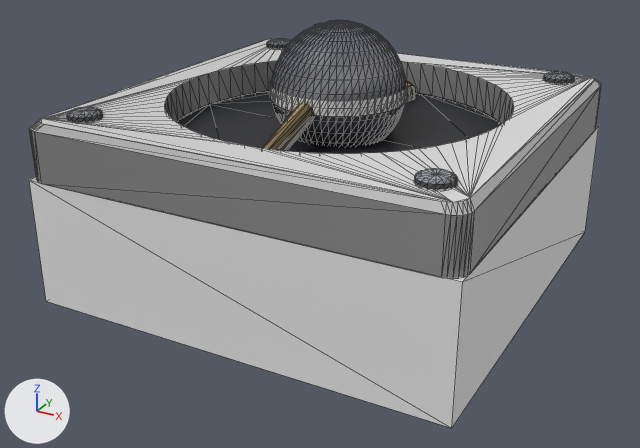
Before and after pictures for a commit that changed the glTF model assets/models/hardware/part_thermistor.glb.
Before and after are seen from a 50 mm lens placed at (0.746, -1.429, 0.793), pointed at (-0.016, -0.044, 0.101). Lighting does not change. The marker at lower left points along +X, +Y and +Z. The older version comes first. Mesh edges are drawn as thin lines. Vertices at exactly the same position are counted once.

Script lines for the objects in view, before the commit:
```python
ob_gehaeuse = bpy.data.objects.new('Gehaeuse', me_gehaeuse)
ob_gehaeuse.location = (0.0, 0.0, 0.0)
ob_korpus = bpy.data.objects.new('Korpus', me_boden)
ob_korpus.location = (0.0, 0.0, 0.0)
ob_licht = bpy.data.objects.new('Licht', me_licht)
ob_licht.location = (0.0, 0.0, 0.0)
ob_plattform = bpy.data.objects.new('Plattform', me_plattform)
ob_plattform.location = (0.0, 0.0, 0.0)
```
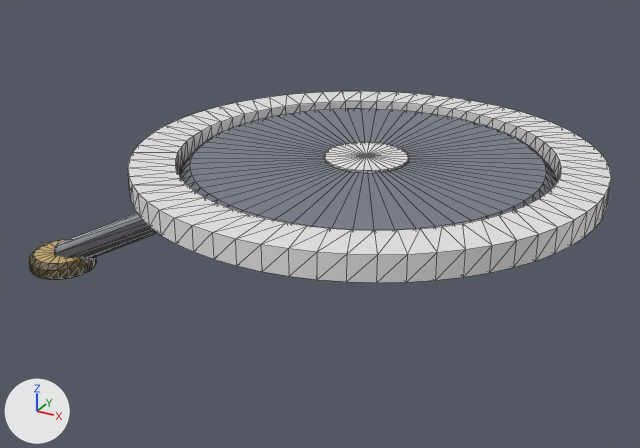
Pixel boxes (x1, y1, x2, y2) of what changed, in the pictures (640 x 448 px):
'Gehaeuse', deleted: before (29, 126, 599, 428)
'Plattform', deleted: before (29, 39, 602, 278)
'Korpus', recoloured, reshaped: before (67, 20, 575, 190); after (29, 109, 557, 279)
'Rand', added: after (128, 91, 611, 283)
'Licht', recoloured, reshaped: before (270, 79, 408, 116); after (324, 142, 409, 173)
part 2 of me_licht, deleted: before (270, 79, 408, 116)
part 3 of me_licht, added: after (324, 142, 409, 173)

Patch to the scene script:
```diff
--- a/assets/models/hardware/part_thermistor.glb.py
+++ b/assets/models/hardware/part_thermistor.glb.py
@@ mat_basis @@
 n0 = _N.new('ShaderNodeBsdfPrincipled'); n0.name = 'Principled BSDF'
 n1 = _N.new('ShaderNodeOutputMaterial'); n1.name = 'Material Output'
+n2 = _N.new('ShaderNodeMix'); n2.name = 'Mix'
+n2.data_type = 'RGBA'
+n2.blend_type = 'MULTIPLY'
+n2.inputs[0].default_value = 1.0  # 'Factor'
+n2.inputs[7].default_value = (0.8, 0.8, 0.8, 1.0)  # 'B', white #e7e7e7
+n3 = _N.new('ShaderNodeVertexColor'); n3.name = 'Color Attribute'
 _L.new(n0.outputs[0], n1.inputs[0])  # 'BSDF' to 'Surface'
+_L.new(n2.outputs[2], n0.inputs[0])  # 'Result' to 'Base Color'
+_L.new(n3.outputs[0], n2.inputs[6])  # 'Color' to 'A'
@@ mat_basis_001 @@
 n0 = _N.new('ShaderNodeBsdfPrincipled'); n0.name = 'Principled BSDF'
 n1 = _N.new('ShaderNodeOutputMaterial'); n1.name = 'Material Output'
-n2 = _N.new('ShaderNodeMix'); n2.name = 'Mix'
-n2.data_type = 'RGBA'
-n2.blend_type = 'MULTIPLY'
-n2.inputs[0].default_value = 1.0  # 'Factor'
-n2.inputs[7].default_value = (0.8, 0.8, 0.8, 1.0)  # 'B', white #e7e7e7
-n3 = _N.new('ShaderNodeVertexColor'); n3.name = 'Color Attribute'
 _L.new(n0.outputs[0], n1.inputs[0])  # 'BSDF' to 'Surface'
-_L.new(n2.outputs[2], n0.inputs[0])  # 'Result' to 'Base Color'
-_L.new(n3.outputs[0], n2.inputs[6])  # 'Color' to 'A'
@@ me_boden @@
-me_boden.from_pydata(...)  # 1304 vertices, 2568 faces; spans x -0.355..0.355, y -0.355..0.355, z 0.235..0.485
-me_boden.materials.append(mat_basis_001)
+me_boden.from_pydata(...)  # 355 vertices, 690 faces; spans x -0.545..0.41, y -0.35..0.35, z -0.003..0.235
+# me_boden part 1: 1304 vertices removed from x -0.355..0.355, y -0.355..0.355, z 0.235..0.485; 355 vertices added at x -0.545..0.41, y -0.35..0.35, z -0.003..0.235
+me_boden.materials.append(mat_basis)
@@ me_licht @@
-me_licht.from_pydata(...)  # 112 vertices, 112 faces; spans x -0.127..0.127, y -0.127..0.127, z 0.346..0.374
-me_licht.materials.append(mat_basis)  # white #e7e7e7
+me_licht.from_pydata(...)  # 65 vertices, 126 faces; spans x -0.02..0.14, y -0.08..0.08, z 0.235..0.24
+# me_licht part 2: the whole mesh is rebuilt
+# me_licht part 3
+# 33 vertices are added at x -0.02..0.14, y -0.08..0.08, z 0.235..0.24
+# 32 new vertices lie (0.0, 0.0, 0.005) away from vertices in x -0.02..0.14, y -0.08..0.08, z 0.235
+# 126 new faces join them
+me_licht.materials.append(mat_basis_001)  # white #e7e7e7
@@ ob_gehaeuse @@
-ob_gehaeuse = bpy.data.objects.new('Gehaeuse', me_gehaeuse)
@@ ob_plattform @@
-ob_plattform = bpy.data.objects.new('Plattform', me_plattform)
@@ ob_rand @@
+ob_rand = bpy.data.objects.new('Rand', me_rand)  # 256 vertices, 512 faces; spans x -0.38..0.5, y -0.44..0.44, z 0.2..0.245; in mat_basis_001 (white #e7e7e7)
+ob_rand.location = (0.0, 0.0, 0.0)
```
